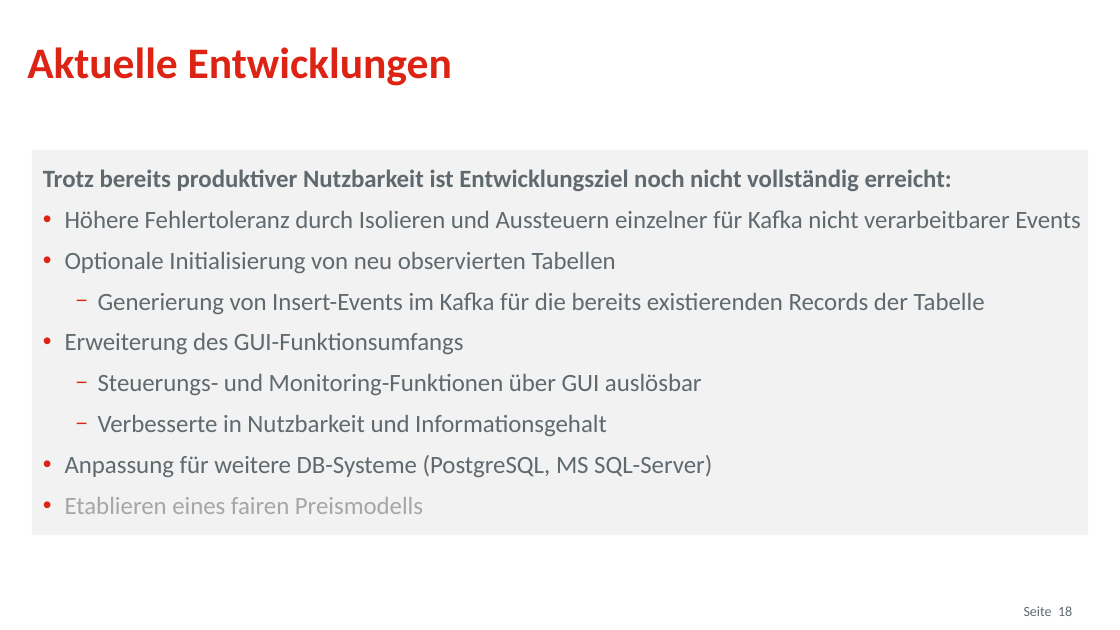
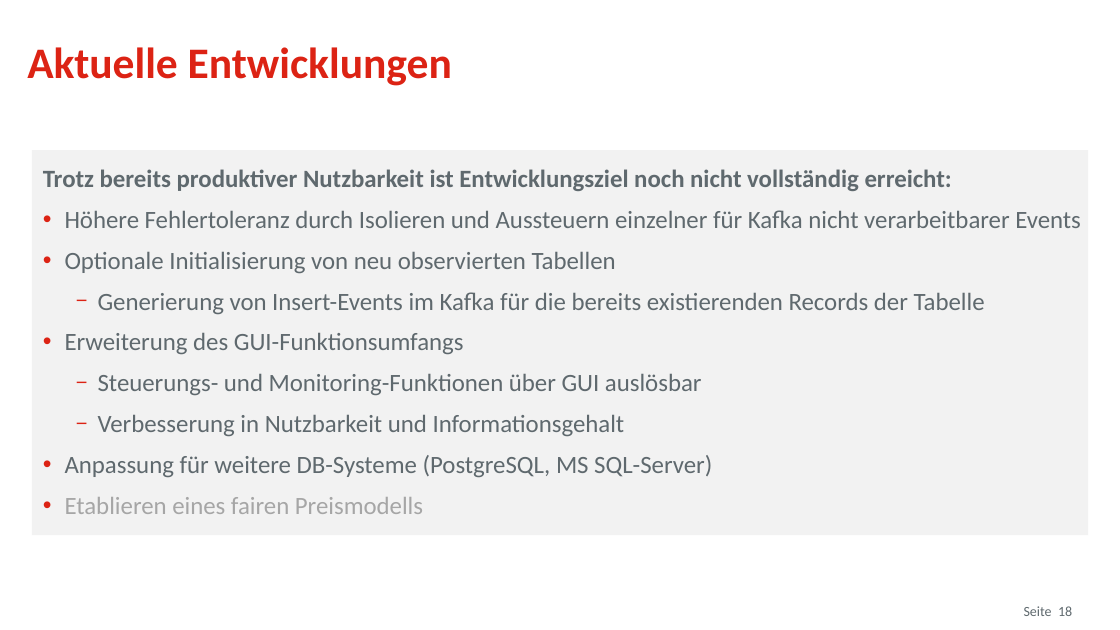
Before and after one commit to osp-ottogroup/movex-cdc, a slide deck: slide 18 of doc/2020-09_TriXX_Otto_QConf.pptx. Drawn at 1120x630 pixels with LibreOffice and Linux fonts; fonts in the diff are those of the drawing; background and template pictures are left out. Boxes give left, top, right and bottom in pixels: in the first picture for what was removed or moved away, otherwise in the second. Text is boxed around its words. In the diff, an @@ line names an element or a change of style, - is before the commit and + after.

```diff
--- a/doc/2020-09_TriXX_Otto_QConf.pptx
+++ b/doc/2020-09_TriXX_Otto_QConf.pptx
@@ text in rectangle at (98,415,625,436): text changed @@
-  − Verbesserte in Nutzbarkeit und Informationsgehalt
+  − Verbesserung in Nutzbarkeit und Informationsgehalt
```
Also in this commit, not shown: 4 other slides changed, 5 other files.
